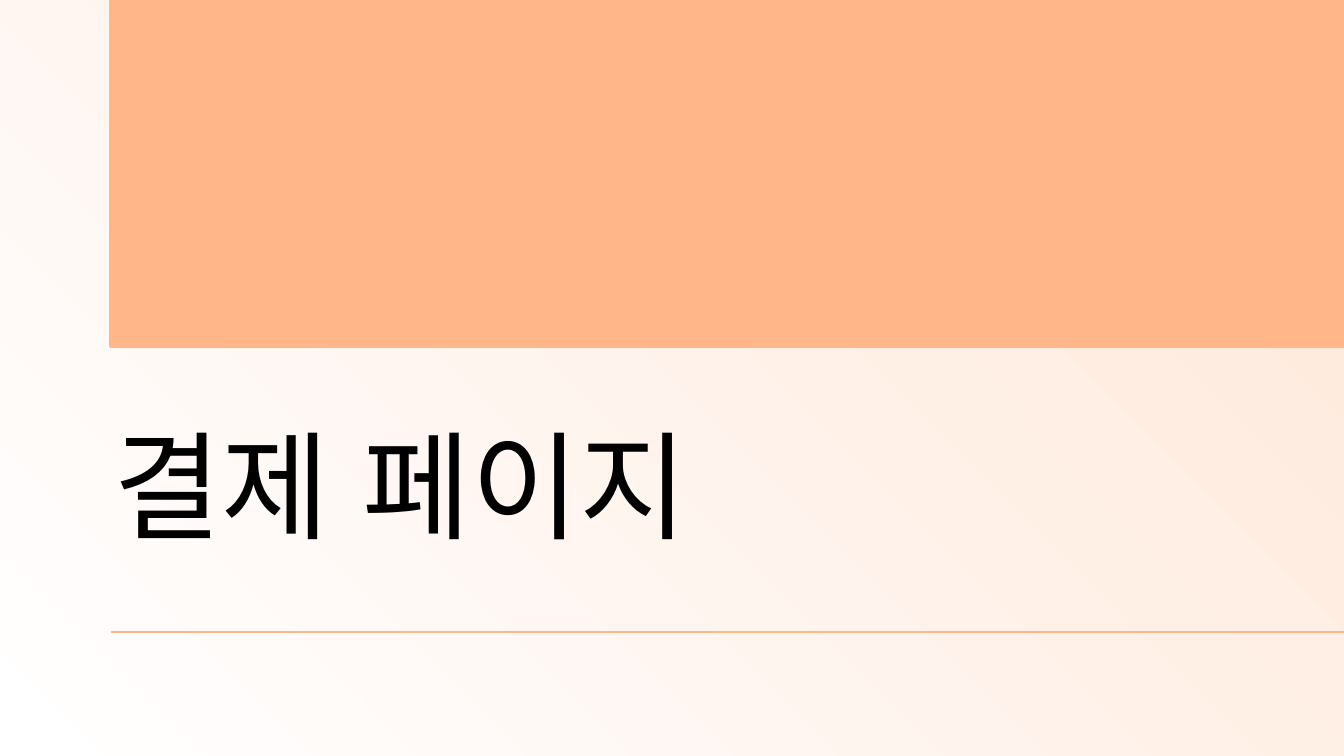
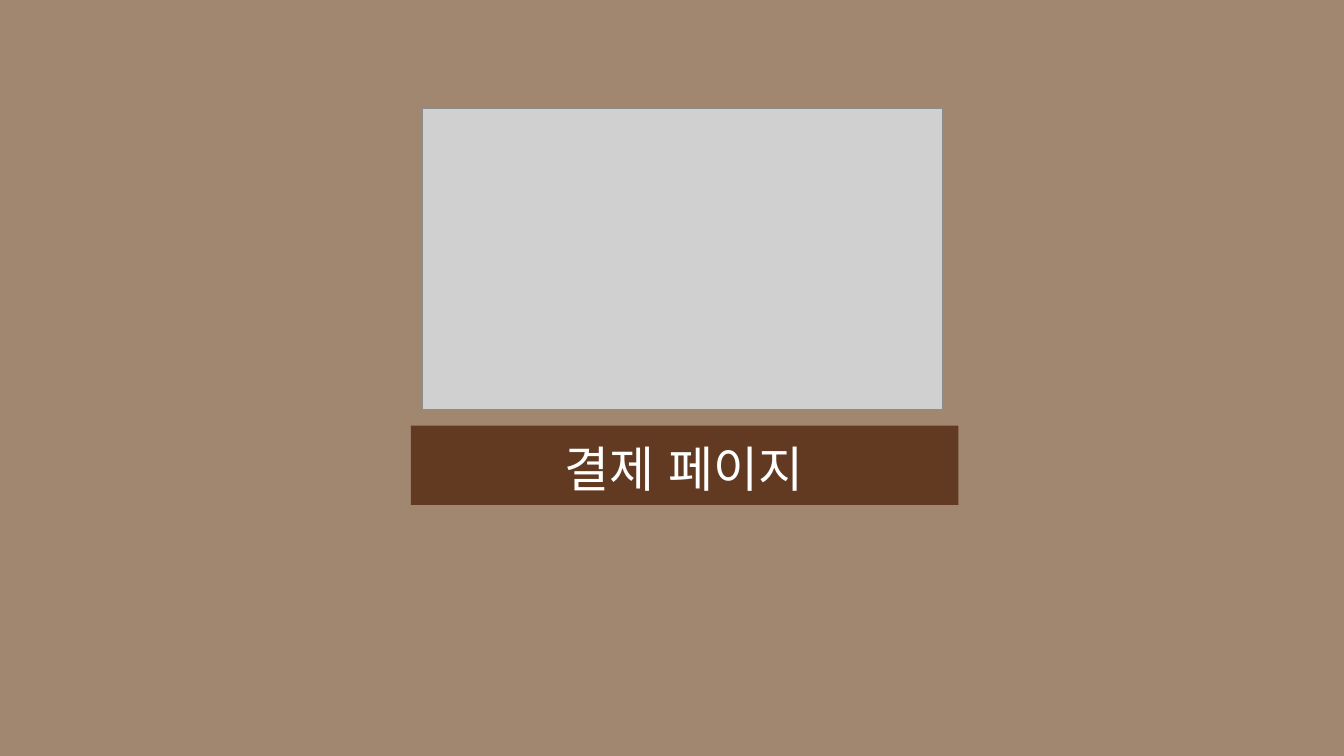
Before and after one commit to Jogging-Kim-Chaebak/PuppyPlaytime, a slide deck: slide 33 of 프로젝트 산출물/9. 스토리보드/Puppy Playtime 사용자 스토리보드.pptx. Drawn at 1344x756 pixels with LibreOffice and Linux fonts; fonts in the diff are those of the drawing; grey boxes stand for pictures. Boxes give left, top, right and bottom in pixels: in the first picture for what was removed or moved away, otherwise in the second. Text is boxed around its words. In the diff, an @@ line names an element or a change of style, - is before the commit and + after.

```diff
--- a/프로젝트 산출물/9. 스토리보드/Puppy Playtime 사용자 스토리보드.pptx
+++ b/프로젝트 산출물/9. 스토리보드/Puppy Playtime 사용자 스토리보드.pptx
@@ background gradient #FFE7D8 to #FFFFFF to #A18770 @@
@@ picture added at bbox=[422, 108, 942, 409] @@
@@ title "결제 페이지": place and size @@
-title "결제 페이지" at bbox=[113, 432, 688, 540]
+title "결제 페이지" at bbox=[565, 446, 803, 491]
@@ title "결제 페이지" at bbox=[565, 446, 803, 491]: size 63 to 26.3 pt, font Noto Sans CJK KR to Arial, text colour #000000 to #FFFFFF; alignment left to centre @@
@@ rectangle: place and size @@
-rectangle at bbox=[110, 0, 1343, 345]
+rectangle at bbox=[411, 426, 958, 505]
@@ rectangle at bbox=[411, 426, 958, 505]: fill #FFB689 to #623A21; outline #FFB689 1.5 pt to none @@
@@ line removed from (110, 632) to (1344, 632) @@
```
Also in this commit, not shown: 12 other slides changed, 2 slides added, 1 other file.
